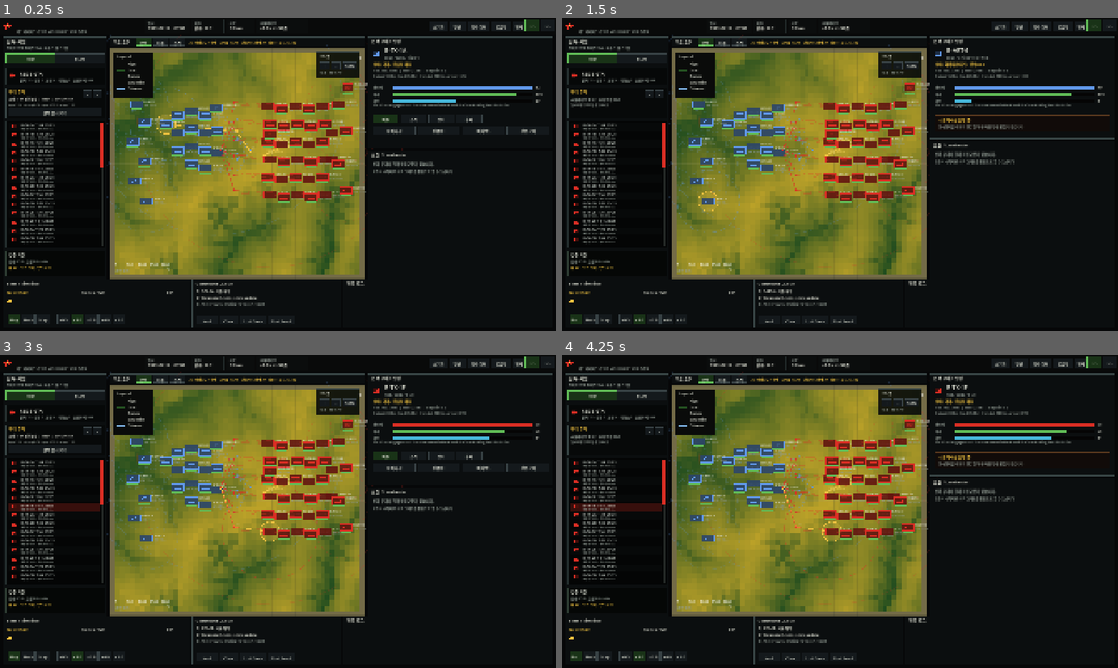
Above: before the commit, frames 1-4 (two rows, left to right).
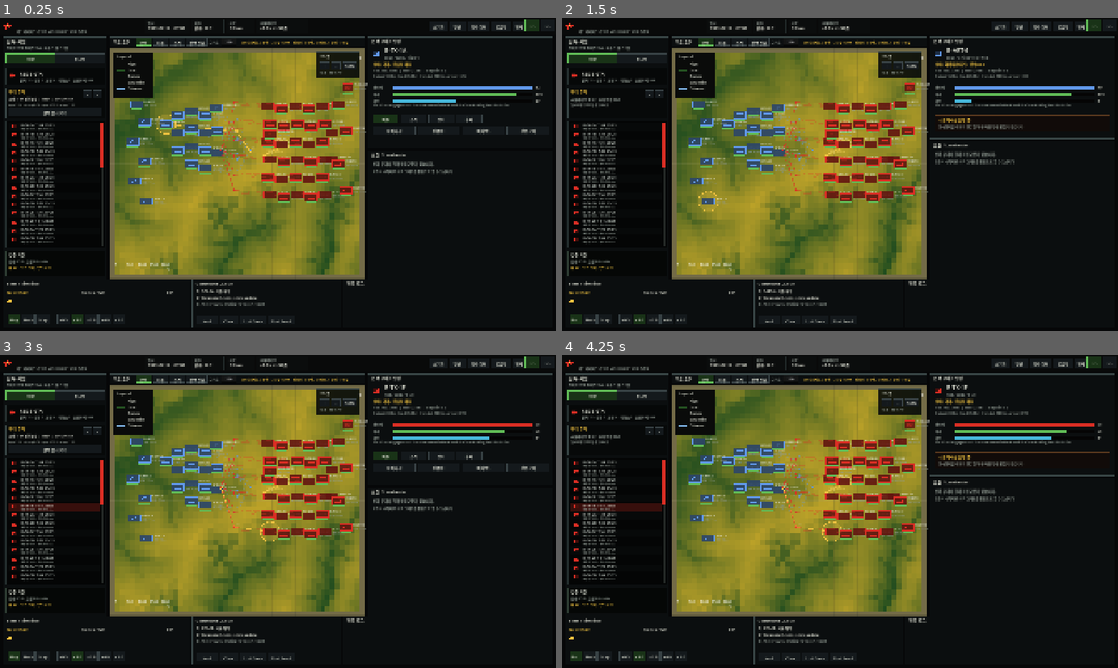
Above: after the commit, the same moments.

Repository: JaesukLim/Wargame_KRUSK
Game: Godot game, scene res://scenes/Main.tscn
Same seed, same stepped clock (60 frames per second), same inputs: the game is played once before the commit and once after it.
Inputs (mouse positions are in pixels of both pictures, inside the frame that each line leads up to):
- Up to frame 1 (0.25 s): no input
- Up to frame 2 (1.5 s): tap Enter at 0.5 s; drag from (840, 174) to (895, 105) at 0.52 s; tap Space at 1.25 s; drag from (728, 190) to (812, 237) at 1.27 s
- Up to frame 3 (3 s): tap Enter at 2 s; move the mouse to (333, 442) at 2.02 s; tap Backspace at 2.1 s; tap Space at 2.75 s; drag from (250, 574) to (111, 464) at 2.77 s
- Up to frame 4 (4.25 s): tap Enter at 3.5 s; move the mouse to (1006, 558) at 3.52 s; hold S from 3.53 s (still down); tap Keypad Enter at 3.6 s; tap Space at 3.77 s

The runs differ from the first frame. In frame 1, 0.6% of the frame differs, in the area x 19-73%, y 5-82%; in frame 2, 0.6%; in frame 3, 0.6%; in frame 4, 0.6%.

Commit message:
feat: 탐지 논리 업데이트 + 탐색 범위 그리드 시각화
- 고도 계수 방향 반전 (저1.0/중0.9/고0.8)
- 탐지자를 전차·정찰로 한정, 전차 base 0.8 (종류별 base_probability)
- 탐지 범위를 칸 기준으로 전환 (전차 독5/소7), grid_cell_size_m 설정 가능
- export_state에 detections + detection_grid_cell_size_m 추가
- Godot: 점선 원 제거 -> 전차 정사각형 그리드(레드 회색/블루 검정),
  탐색범위 토글, 그리드 크기 입력칸, 탐지 셀 빨강 깜빡임(전차 탐지만)
- 창 최대화 (project.godot)

Co-Authored-By: Claude Opus 4.7 (1M context) <noreply@anthropic.com>

Diff:
--- a/godot/project.godot
+++ b/godot/project.godot
@@ -27,5 +27,7 @@
 
 window/size/viewport_width=1920
 window/size/viewport_height=1080
+window/size/mode=2
+window/size/resizable=true
 window/stretch/mode="canvas_items"
 window/stretch/aspect="expand"
--- a/godot/scripts/Main.gd
+++ b/godot/scripts/Main.gd
@@ -72,6 +72,10 @@
 var _input_smoke_executed: Array = []
 var _view_mode := "2d"
 var _tool_mode := "select"
+var _show_detection_ranges := false
+var _grid_size_input: LineEdit = null
+var _grid_cell_size_override := 0.0   # 0 = use backend value
+var _grid_input_rect := Rect2()
 var _order_mode := "move"
 var _unit_orders: Dictionary = {}
 var _manual_queue: Array = []
@@ -159,6 +163,16 @@
     BackendClient.connect_websocket()
     _request_backend_snapshot.call_deferred()
     _status = "Backend 연결 시도 중"
+    # Floating text box to set the scan-grid cell size (meters) at runtime.
+    _grid_size_input = LineEdit.new()
+    _grid_size_input.placeholder_text = "m"
+    _grid_size_input.tooltip_text = "탐색 그리드 칸 크기(m) — 숫자 입력 후 Enter"
+    _grid_size_input.alignment = HORIZONTAL_ALIGNMENT_CENTER
+    _grid_size_input.add_theme_font_size_override("font_size", 12)
+    _grid_size_input.text = "250"
+    _grid_size_input.visible = false
+    _grid_size_input.text_submitted.connect(_on_grid_size_submitted)
+    add_child(_grid_size_input)
 
 func _parse_args() -> void:
     var args := OS.get_cmdline_args()
@@ -199,6 +213,16 @@
             _step_timer = STEP_REAL_INTERVAL / float(_speeds[_speed_index])
             _status = "실행 중 - +%0.0f초 tick 요청" % STEP_SECONDS
             BackendClient.step(STEP_SECONDS, 1)
+    # Keep redrawing while enemies are detected so the pastel-red cells pulse.
+    if not (_state.get("detections", []) as Array).is_empty():
+        queue_redraw()
+    # Keep the grid-size text box aligned with its toolbar slot (2D view only).
+    if _grid_size_input:
+        var show_input: bool = (_view_mode == "2d" and _grid_input_rect.size.x > 0.0)
+        _grid_size_input.visible = show_input
+        if show_input:
+            _grid_size_input.position = _grid_input_rect.position
+            _grid_size_input.size = _grid_input_rect.size
     if _input_smoke_path != "":
         _run_input_smoke()
     if _pending_screenshot:
@@ -411,6 +435,12 @@
     for tool in tools:
         _button(Rect2(tx, toolbar.position.y + 5, 52, 24), str(tool[0]), str(tool[1]), _tool_mode == str(tool[2]))
         tx += 58
+    _button(Rect2(tx, toolbar.position.y + 5, 72, 24), "탐색범위", "toggle_detection_ranges", _show_detection_ranges)
+    tx += 78
+    _text("그리드", Vector2(tx, toolbar.position.y + 22), 10, MUTED, 44)
+    tx += 40
+    _grid_input_rect = Rect2(tx, toolbar.position.y + 5, 56, 24)
+    tx += 62
     var zoom_label := " · 2D 줌 %d%%" % int(round(_map_zoom * 100.0)) if _view_mode == "2d" else ""
     var status_x: float = min(tx + 8.0, toolbar.end.x - 380.0)
     _text("%s / %s%s   단축키: S 선택, M 이동, F 공격, 1/2 뷰" % [_view_label(), _tool_label(), zoom_label], Vector2(status_x, toolbar.position.y + 23), 10, GOLD, max(180.0, toolbar.end.x - status_x - 12.0))
@@ -499,8 +529,11 @@
 
 
 func _draw_map_overlays(r: Rect2) -> void:
-    if _state.has("units"):
-        _draw_recon_coverage(_state.get("units", []), r)
+    # Detection scan-range grid (toggleable). Replaces the old dashed circle.
+    if _show_detection_ranges and _state.has("units"):
+        _draw_detection_grid(_state.get("units", []), r)
+    # Cells where an enemy was detected this step pulse in pastel red (always on).
+    _draw_detected_cells(r)
 
 
 func _draw_recon_coverage(units: Array, _r: Rect2) -> void:
@@ -528,6 +561,103 @@
         var a0 := TAU * float(i) / float(segments)
         var a1 := TAU * float(i + 1) / float(segments)
         draw_arc(center, radius, a0, a1, 5, color, width, true)
+
+func _scan_cell_screen_size(center_world: Vector2, gs: float, bounds: Array) -> Vector2:
+    # Project a gs x gs world box to screen to get the on-screen cell size (zoom-aware).
+    var a := _world_to_screen(center_world, bounds)
+    var b := _world_to_screen(center_world + Vector2(gs, gs), bounds)
+    return Vector2(max(abs(b.x - a.x), 1.0), max(abs(b.y - a.y), 1.0))
+
+func _effective_grid_size() -> float:
+    # Runtime text-box override wins; otherwise use the backend's grid cell size.
+    if _grid_cell_size_override > 0.0:
+        return _grid_cell_size_override
+    return float(_state.get("detection_grid_cell_size_m", 250.0))
+
+func _on_grid_size_submitted(text: String) -> void:
+    var v := text.strip_edges().to_float()
+    if v >= 10.0:
+        _grid_cell_size_override = v
+        _status = "탐색 그리드 칸 크기: %dm" % int(round(v))
+    else:
+        _status = "그리드 크기는 10m 이상이어야 합니다"
+    if _grid_size_input:
+        _grid_size_input.release_focus()
+    queue_redraw()
+
+func _draw_detection_grid(units: Array, _r: Rect2) -> void:
+    # Tanks only: RED team grid = gray, BLUE team grid = black. Cell size from the text box.
+    var bounds: Array = _state.get("terrain", {}).get("bounds", _bounds_from_units(units))
+    var gs := _effective_grid_size()
+    if gs <= 0.0:
+        return
+    for unit in units:
+        var kind := str(unit.get("kind", ""))
+        if kind != "tank":
+            continue
+        var rng := float(unit.get("detection_range_m", 0.0))
+        if rng <= 0.0:
+            continue
+        var ux := float(unit.get("x", 0.0))
+        var uy := float(unit.get("y", 0.0))
+        var is_red := str(unit.get("side", "")) == "red"
+        var base: Color = Color(0.62, 0.62, 0.62) if is_red else Color(0.05, 0.05, 0.05)
+        var fill := Color(base.r, base.g, base.b, 0.16)
+        var border := Color(base.r, base.g, base.b, 0.40)
+        var n := int(ceil(rng / gs))
+        var ci := int(floor(ux / gs))
+        var cj := int(floor(uy / gs))
+        var sz := _scan_cell_screen_size(Vector2((ci + 0.5) * gs, (cj + 0.5) * gs), gs, bounds)
+        for di in range(-n, n + 1):
+            for dj in range(-n, n + 1):
+                var cx := (float(ci + di) + 0.5) * gs
+                var cy := (float(cj + dj) + 0.5) * gs
+                var p := _world_to_screen(Vector2(cx, cy), bounds)
+                if not _map_rect.has_point(p):
+                    continue
+                var cell := Rect2(p - sz * 0.5, sz)
+                draw_rect(cell, fill, true)
+                draw_rect(cell, border, false, 1.0)
+    _text("탐색 범위(그리드)", _map_rect.position + Vector2(18, _map_rect.size.y - 22), 10, MUTED, _map_rect.size.x - 36)
+
+func _draw_detected_cells(_r: Rect2) -> void:
+    # Cells holding a currently-detected enemy pulse in pastel red (detection -> combat).
+    var dets: Array = _state.get("detections", [])
+    if dets.is_empty():
+        return
+    var bounds: Array = _state.get("terrain", {}).get("bounds", _bounds_from_units(_state.get("units", [])))
+    var gs := _effective_grid_size()
+    if gs <= 0.0:
+        return
+    var t := float(Time.get_ticks_msec()) / 1000.0
+    var pulse := 0.5 + 0.5 * sin(t * TAU * 1.5)        # ~1.5 Hz blink
+    var a := 0.20 + 0.45 * pulse
+    var col := Color(1.0, 0.55, 0.55, a)               # pastel red
+    var edge := Color(1.0, 0.45, 0.45, min(1.0, a + 0.25))
+    # Only blink for enemies spotted by a TANK (matches the tank-only scan grids).
+    var kind_by_id := {}
+    for u in _state.get("units", []):
+        kind_by_id[str(u.get("id", ""))] = str(u.get("kind", ""))
+    var drawn := {}
+    for det in dets:
+        if str(kind_by_id.get(str(det.get("detector_id", "")), "")) != "tank":
+            continue
+        var tx := float(det.get("x", 0.0))
+        var ty := float(det.get("y", 0.0))
+        var ci := int(floor(tx / gs))
+        var cj := int(floor(ty / gs))
+        var key := "%d_%d" % [ci, cj]
+        if drawn.has(key):
+            continue
+        drawn[key] = true
+        var center := Vector2((float(ci) + 0.5) * gs, (float(cj) + 0.5) * gs)
+        var p := _world_to_screen(center, bounds)
+        if not _map_rect.has_point(p):
+            continue
+        var sz := _scan_cell_screen_size(center, gs, bounds)
+        var cell := Rect2(p - sz * 0.5, sz)
+        draw_rect(cell, col, true)
+        draw_rect(cell, edge, false, 1.5)
 
 func _draw_units() -> void:
     if not _state.has("units"):
@@ -2418,6 +2548,9 @@
 
 
 func _input(event: InputEvent) -> void:
+    # While the grid-size text box has focus, let it consume typing (don't fire hotkeys).
+    if _grid_size_input and _grid_size_input.has_focus() and event is InputEventKey:
+        return
     if event is InputEventKey:
         if _handle_file_dialog_key(event):
             get_viewport().set_input_as_handled()
@@ -2941,6 +3074,9 @@
             key = action.substr(6, action.length() - 10)
         if direction != 0 and key != "":
             _change_parameter(key, direction)
+    elif action == "toggle_detection_ranges":
+        _show_detection_ranges = not _show_detection_ranges
+        _status = "탐색 범위 표시: %s" % ("ON" if _show_detection_ranges else "OFF")
     elif action == "step":
         _status = "진행 요청 - +%0.0f초" % STEP_SECONDS
         BackendClient.step(STEP_SECONDS, 1)
Not shown, changed: src/wargame/config/default.yaml
Not shown, changed: src/wargame/core/battlefield.py
Not shown, changed: src/wargame/core/detection.py
Not shown, changed: src/wargame/core/sim_runner.py
